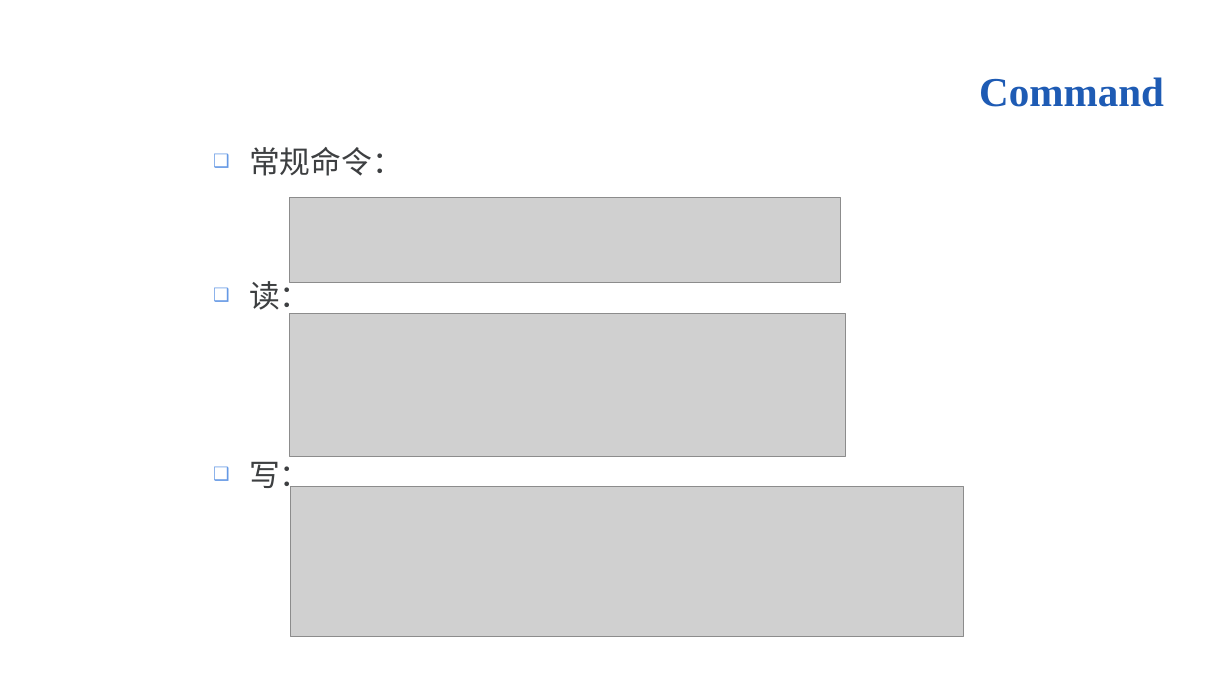
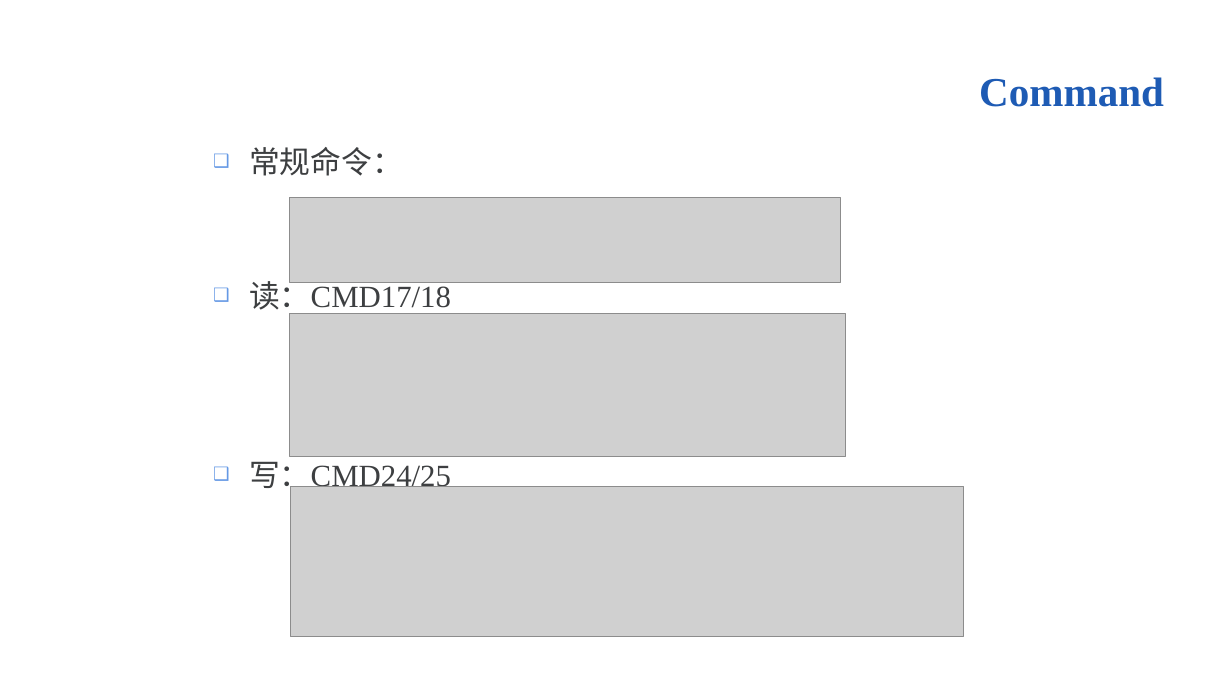
Before and after one commit to Winddoing/embedded_linux_notes, a slide deck: slide 14 of device_driver/mmc/doc/mmc.ppt. Drawn at 1232x693 pixels with LibreOffice and Linux fonts; fonts in the diff are those of the drawing; grey boxes stand for pictures; background and template pictures are left out. Boxes give left, top, right and bottom in pixels: in the first picture for what was removed or moved away, otherwise in the second. Text is boxed around its words. In the diff, an @@ line names an element or a change of style, - is before the commit and + after.

Commit message:
add mmc ppt

```diff
--- a/device_driver/mmc/doc/mmc.ppt
+++ b/device_driver/mmc/doc/mmc.ppt
@@ text at (x1=249, y1=276, x2=451, y2=495): text changed @@
-❑ 读：
-❑ 写：
+❑ 读：CMD17/18
+❑ 写：CMD24/25
```
Also in this commit, not shown: 6 other slides changed, 11 slides added, 1 other file.
